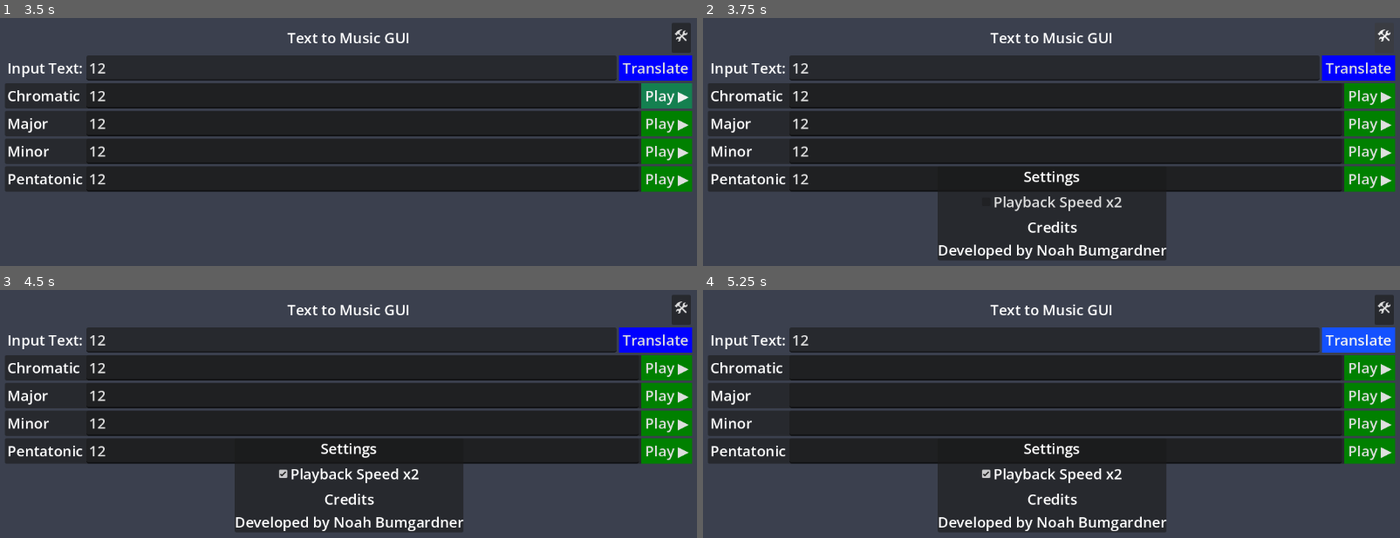
Above: before the commit, frames 1-4 (two rows, left to right).
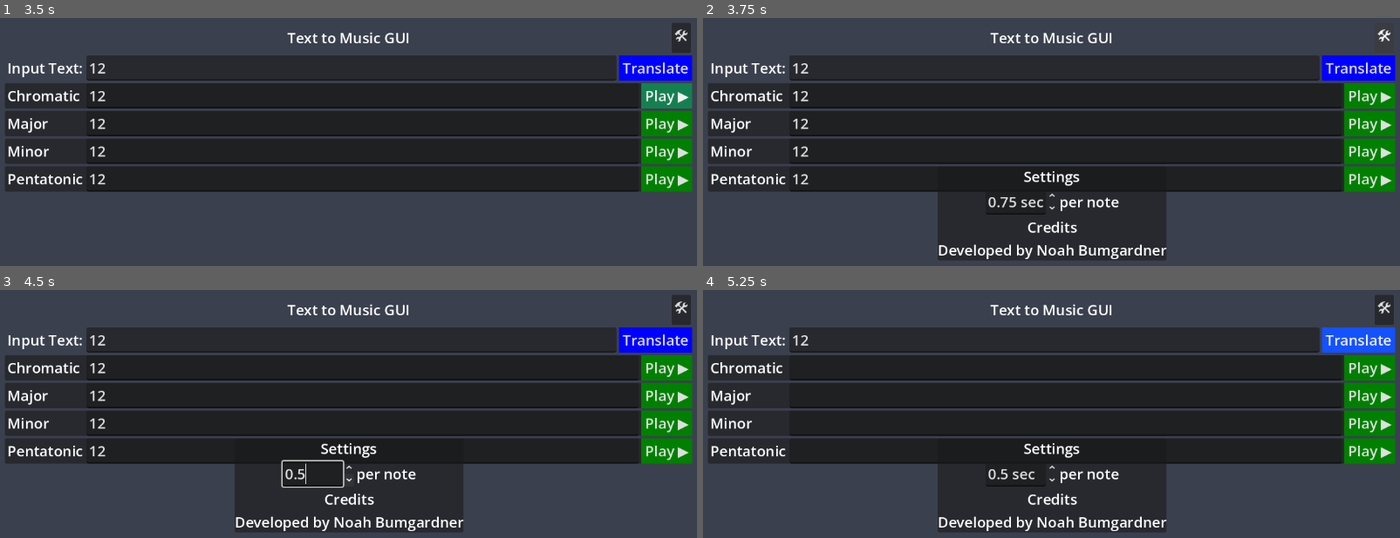
Above: after the commit, the same moments.

Repository: NBumgardner/text-to-music-gui-2015
Game: Godot game, scene res://scenes/text_to_music_gui/text_to_music_gui.tscn
Same seed, same stepped clock (60 frames per second), same inputs: the game is played once before the commit and once after it.
Inputs (mouse positions are in pixels of both pictures, inside the frame that each line leads up to):
- Up to frame 1 (3.5 s): click (348, 67) at 0.52 s; type "12" at 0.6 s; click (362, 94) at 0.75 s; type "12" at 0.83 s; click (362, 124) at 0.98 s; type "12" at 1.07 s; click (362, 151) at 1.27 s; type "12" at 1.35 s; click (362, 179) at 1.5 s; type "12" at 1.58 s; click "Play ▶" at 2 s; click "Play ▶" at 2.75 s
- Up to frame 2 (3.75 s): click "🛠" at 3.5 s
- Up to frame 3 (4.5 s): click (348, 473) at 4.25 s, where only the run before the commit has a clickable "Playback Speed x2"
- Up to frame 4 (5.25 s): click "Translate" at 5 s

Frame 1 is identical in both runs. In frame 2, 0.6% of the frame differs, in the area x 40-61%, y 70-80%; in frame 3, 0.7%, in the area x 40-61%, y 68-80%; in frame 4, 0.6%.

Commit message:
Give More Control Over Playback Speed

Diff:
--- a/v2-godot/scenes/settings_menu/settings_menu.gd
+++ b/v2-godot/scenes/settings_menu/settings_menu.gd
@@ -1,9 +1,15 @@
 extends MarginContainer
 
 
-## Emitted when the [i]Turbo mode[/i] checkbox is toggled on or off.
-signal turbo_mode_toggle_requested(toggled_on: bool)
+## Emitted when a change in playback speed multiplier setting is requested.
+signal playback_speed_multiplier_change_requested(
+	playback_speed_multiplier: float
+)
 
 
 func _on_check_box_playback_speed_faster_toggled(toggled_on):
-	turbo_mode_toggle_requested.emit(toggled_on)
+	if not toggled_on:
+		playback_speed_multiplier_change_requested.emit(1.0)
+		return
+
+	playback_speed_multiplier_change_requested.emit(2.0)
--- a/v2-godot/scenes/settings_menu/settings_menu.tscn
+++ b/v2-godot/scenes/settings_menu/settings_menu.tscn
@@ -19,9 +19,32 @@
 horizontal_alignment = 1
 
 [node name="CheckBoxPlaybackSpeedFaster" type="CheckBox" parent="VBoxContainer" unique_id=246409762]
+visible = false
 layout_mode = 2
 size_flags_horizontal = 4
 text = "Playback Speed x2"
+
+[node name="HBoxContainer" type="HBoxContainer" parent="VBoxContainer" unique_id=346074513]
+layout_mode = 2
+alignment = 1
+
+[node name="LabelNoteLength" type="Label" parent="VBoxContainer/HBoxContainer" unique_id=1869612957]
+visible = false
+layout_mode = 2
+text = "Note length"
+
+[node name="SpinBoxNoteLength" type="SpinBox" parent="VBoxContainer/HBoxContainer" unique_id=2061851520]
+layout_mode = 2
+max_value = 99.0
+step = 0.0
+value = 0.75
+update_on_text_changed = true
+suffix = "sec"
+custom_arrow_step = 0.25
+
+[node name="LabelPerNote" type="Label" parent="VBoxContainer/HBoxContainer" unique_id=768882975]
+layout_mode = 2
+text = "per note"
 
 [node name="LabelCredits" type="Label" parent="VBoxContainer" unique_id=1849461927]
 layout_mode = 2
